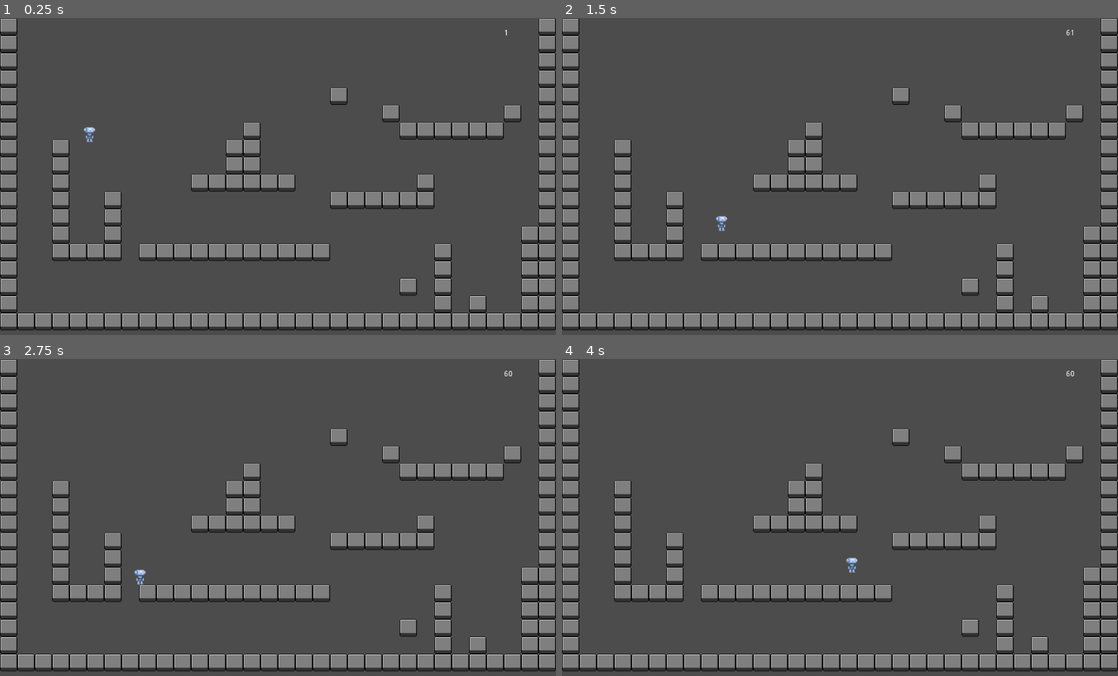
Above: before the commit, frames 1-4 (two rows, left to right).
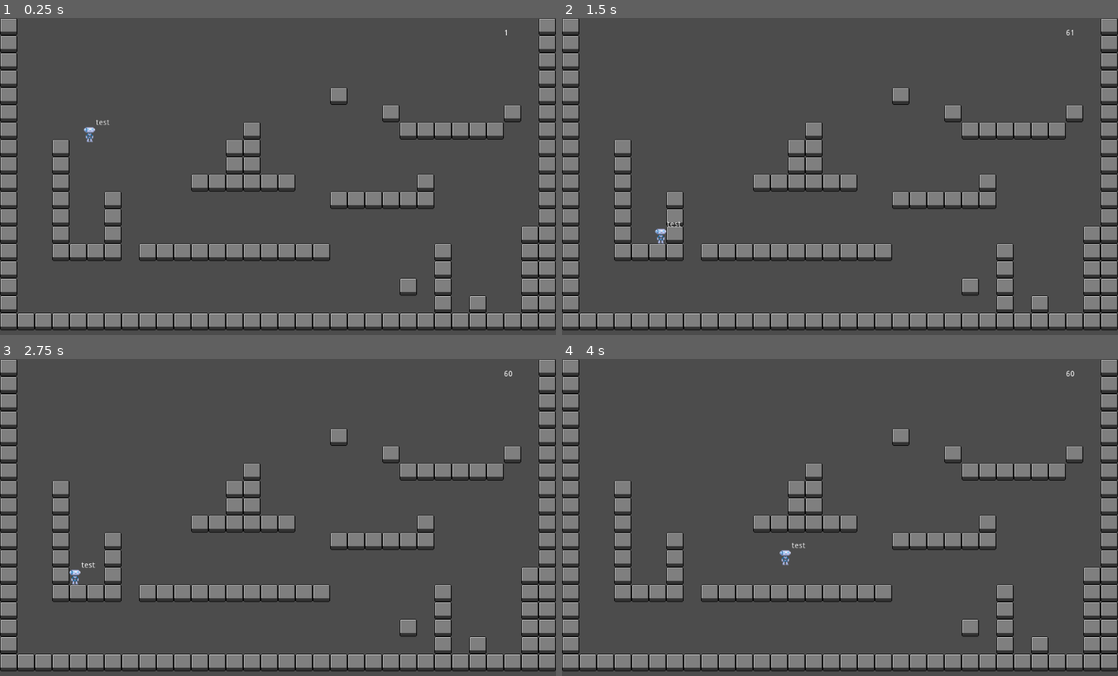
Above: after the commit, the same moments.

Repository: KateNol/StartProjektSemester1
Game: Godot game, scene res://src/levels/Map.tscn
The game is run twice, just before and just after one commit, with the same random seed, the same clock (stepped at 60 frames per second) and the same inputs. The project has no main scene, so this scene is started directly.
Inputs:
- Up to frame 1 (0.25 s): no input
- Up to frame 2 (1.5 s): hold D (move_right) from 0.53 s (still down); tap Space (jump) at 0.6, 0.77, 1.07, 1.35 s
- Up to frame 3 (2.75 s): tap Space (jump) at 1.52, 1.82, 2.1 s; release D (move_right) at 2.03 s; hold A (move_left) from 2.03 s (still down)
- Up to frame 4 (4 s): tap Enter at 2.75 s; release A (move_left) at 2.78 s; hold D (move_right) from 2.78 s (still down); tap Space (jump) at 2.85, 3.02, 3.32, 3.6, 3.77 s

The runs differ from the first frame. In frame 1, less than 0.1% of the frame differs, in the area x 17-20%, y 32-34%; in frame 2, 0.1%, in the area x 16-30%, y 62-72%; in frame 3, 0.1%; in frame 4, 0.1%.

Commit message:
fix spammable air-jump

Diff:
--- a/src/actors/Player.gd
+++ b/src/actors/Player.gd
@@ -4,7 +4,7 @@
 var velocity : Vector2
 
 # speeds in pixels / time
-var move_speed : int = 32*6/.8
+var move_speed : int = 32*8/.8
 var jump_speed : int = -960
 var gravity : int = 2400
 
@@ -13,6 +13,7 @@
 
 var jump_fall_tolerance : float = .2
 var time_since_last_jump_input : float
+var time_since_last_air_jump : float
 
 
 var terminate_jump : bool
@@ -47,16 +48,19 @@
 	velocity.x = direction.x * move_speed
 	velocity.y += gravity * delta
 
+	time_since_last_grounded += delta
+	time_since_last_air_jump += delta
+
 	if is_on_floor():
 		time_since_last_grounded = 0
 		# jump even if jump input was when player was still in air
-		if time_since_last_jump_input < jump_fall_tolerance:
-			print("air-jump with tolerance time: ", str(time_since_last_jump_input))
+		if (time_since_last_jump_input < jump_fall_tolerance) and (time_since_last_air_jump > 1):
+			print("air-jump")
 			velocity.y = jump_speed
-	else:
-		time_since_last_grounded += delta
+			time_since_last_air_jump = 0
 	# jump, normal
 	if direction.y == -1 and is_on_floor():
+		print("normal")
 		velocity.y = jump_speed
 	# jump even if player is not on floor
 	if direction.y == -1 and time_since_last_grounded < jump_edge_tolerance and not is_on_floor():
--- a/src/actors/Player.tscn
+++ b/src/actors/Player.tscn
@@ -8,9 +8,6 @@
 
 [node name="KinematicBody2D" type="KinematicBody2D"]
 script = ExtResource( 2 )
-__meta__ = {
-"_edit_group_": true
-}
 
 [node name="Sprite" type="Sprite" parent="."]
 texture = ExtResource( 1 )
@@ -23,3 +20,13 @@
 [node name="CollisionShape2D" type="CollisionShape2D" parent="."]
 position = Vector2( -3.92648, 0.702332 )
 shape = SubResource( 1 )
+
+[node name="Label" type="Label" parent="."]
+margin_left = 7.68639
+margin_top = -27.5806
+margin_right = 47.6864
+margin_bottom = -13.5806
+text = "test"
+__meta__ = {
+"_edit_use_anchors_": false
+}
